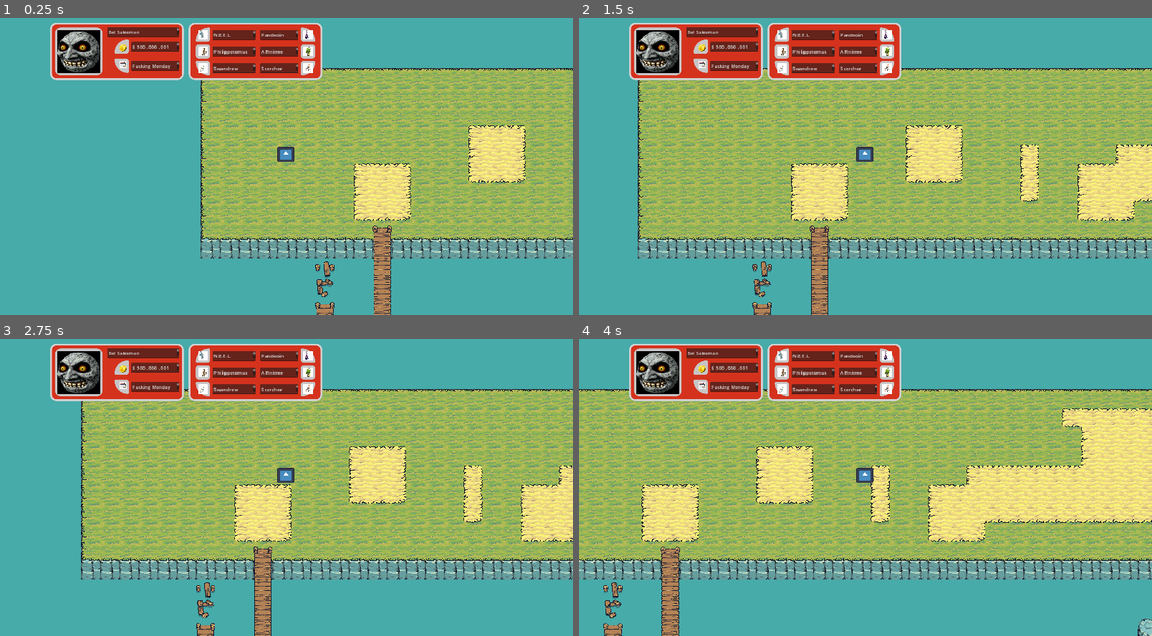
Above: before the commit, frames 1-4 (two rows, left to right).
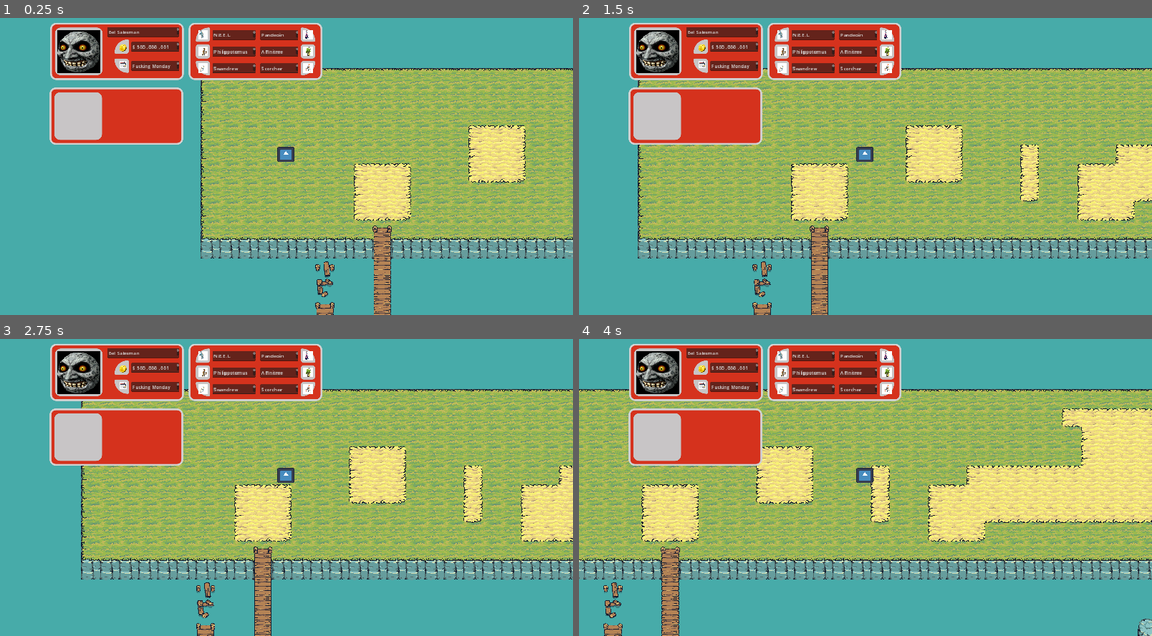
Above: after the commit, the same moments.

Repository: NeilH99/PileOfBones
Game: Godot game, scene res://Scenes/Overworld/tileWorld.tscn
The game is run twice, just before and just after one commit, with the same random seed, the same clock (stepped at 60 frames per second) and the same inputs. The engine's default icon, where the game draws it, is replaced by a stand-in: a white triangle on a blue panel in a dark square.
Inputs:
- Up to frame 1 (0.25 s): no input
- Up to frame 2 (1.5 s): tap Enter (ui_accept) at 0.5, 0.77 s; hold Right (ui_right) from 0.53 s (still down)
- Up to frame 3 (2.75 s): tap Enter (ui_accept) at 1.52 s; release Right (ui_right) at 2.03 s; hold Left (ui_left) from 2.03 s (still down)
- Up to frame 4 (4 s): release Left (ui_left) at 2.78 s; hold Right (ui_right) from 2.78 s (still down); tap Enter (ui_accept) at 3.02, 3.77 s

The runs differ from the first frame. In frame 1, 4.5% of the frame differs, in the area x 8-32%, y 23-43%; in frame 2, 4.5%; in frame 3, 4.5%; in frame 4, 4.5%.

Commit message:
Added Background for BattleSim
Balatro CRT style background. No idea how to resize, acting unusually. Neil can fix it.

Diff:
--- /dev/null
+++ b/Scenes/Battlesim/tileWorld.gdshader
@@ -0,0 +1,52 @@
+shader_type canvas_item;
+
+uniform float spin_rotation : hint_range(-10, 10) = -2.0;
+uniform float spin_speed : hint_range(0, 50) = 10.0;
+uniform vec2 offset = vec2(0.0);
+uniform vec4 colour_1 = vec4(0.871, 0.267, 0.231, 1.0);
+uniform vec4 colour_2 = vec4(0.0, 0.42, 0.706, 1.0);
+uniform vec4 colour_3 = vec4(0.086, 0.137, 0.145, 1.0);
+uniform float contrast : hint_range(0, 5) = 3.5;
+uniform float lighting : hint_range(0, 1) = 0.4;
+uniform float spin_amount : hint_range(0, 1) = 0.25;
+uniform float pixel_filter : hint_range(100, 1000) = 745.0;
+uniform float spin_ease : hint_range(0, 2) = 1.0;
+uniform bool is_rotate = false;
+
+
+void fragment() {
+    vec2 screen_size = vec2(1.0) / SCREEN_PIXEL_SIZE;
+    float pixel_size = length(screen_size.xy) / pixel_filter;
+
+    vec2 uv = (floor(SCREEN_UV * screen_size * (1.0 / pixel_size)) * pixel_size - 0.5 * screen_size) / length(screen_size) - offset;
+    float uv_len = length(uv);
+
+    float speed = (spin_rotation * spin_ease * 0.2);
+    if (is_rotate) {
+        speed = TIME * speed;
+    }
+    speed += 302.2;
+
+    float new_pixel_angle = atan(uv.y, uv.x) + speed - spin_ease * 20.0 * (spin_amount * uv_len + (1.0 - spin_amount));
+    vec2 mid = (screen_size.xy / length(screen_size)) / 2.0;
+    uv = vec2(uv_len * cos(new_pixel_angle) + mid.x, uv_len * sin(new_pixel_angle) + mid.y) - mid;
+
+    uv *= 30.0;
+    speed = TIME * spin_speed;
+    vec2 uv2 = vec2(uv.x + uv.y);
+
+    for (int i = 0; i < 5; i++) {
+        uv2 += sin(max(uv.x, uv.y)) + uv;
+        uv += 0.5 * vec2(cos(5.1123314 + 0.353 * uv2.y + speed * 0.131121), sin(uv2.x - 0.113 * speed));
+        uv -= 1.0 * cos(uv.x + uv.y) - 1.0 * sin(uv.x * 0.711 - uv.y);
+    }
+
+    float contrast_mod = (0.25 * contrast + 0.5 * spin_amount + 1.2);
+    float paint_res = min(2.0, max(0.0, length(uv) * 0.035 * contrast_mod));
+    float c1p = max(0.0, 1.0 - contrast_mod * abs(1.0 - paint_res));
+    float c2p = max(0.0, 1.0 - contrast_mod * abs(paint_res));
+    float c3p = 1.0 - min(1.0, c1p + c2p);
+    float light = (lighting - 0.2) * max(c1p * 5.0 - 4.0, 0.0) + lighting * max(c2p * 5.0 - 4.0, 0.0);
+
+    COLOR = (0.3 / contrast) * colour_1 + (1.0 - 0.3 / contrast) * (colour_1 * c1p + colour_2 * c2p + vec4(c3p * colour_3.rgb, c3p * colour_1.a)) + light;
+}
--- a/Scenes/Overworld/tileWorld.tscn
+++ b/Scenes/Overworld/tileWorld.tscn
@@ -10,6 +10,7 @@
 [ext_resource type="Texture2D" uid="uid://cb60iekbcep6y" path="res://Assets/Drawables/coin.png" id="8_p6apk"]
 [ext_resource type="Texture2D" uid="uid://b8cx714dt1l6m" path="res://Assets/Drawables/time.png" id="9_h5rum"]
 [ext_resource type="Texture2D" uid="uid://d3vniebgosbte" path="res://Assets/Pokemon Images/No Background/neelNB.jpg" id="10_dnp15"]
+[ext_resource type="Shader" path="res://Scenes/Battlesim/tileWorld.gdshader" id="10_q3y6x"]
 [ext_resource type="Texture2D" uid="uid://dgfssxipw6qbi" path="res://Assets/Pokemon Images/No Background/pandeoinNB.JPG" id="11_m1oc4"]
 [ext_resource type="Texture2D" uid="uid://dqn5br68ln3cf" path="res://Assets/Pokemon Images/No Background/alfinitreeNB.jpg" id="12_y84kx"]
 [ext_resource type="Texture2D" uid="uid://1eis57xvdvcs" path="res://Assets/Pokemon Images/No Background/scorcherNB.jpg" id="13_bs8y3"]
@@ -156,6 +157,21 @@
 corner_radius_bottom_right = 10
 corner_radius_bottom_left = 100
 
+[sub_resource type="ShaderMaterial" id="ShaderMaterial_tyahk"]
+shader = ExtResource("10_q3y6x")
+shader_parameter/spin_rotation = -2.0
+shader_parameter/spin_speed = 10.0
+shader_parameter/offset = Vector2(0, 0)
+shader_parameter/colour_1 = Vector4(0.871, 0.267, 0.231, 1)
+shader_parameter/colour_2 = Vector4(0, 0.42, 0.706, 1)
+shader_parameter/colour_3 = Vector4(0.086, 0.137, 0.145, 1)
+shader_parameter/contrast = 3.5
+shader_parameter/lighting = 0.4
+shader_parameter/spin_amount = 0.25
+shader_parameter/pixel_filter = 745.0
+shader_parameter/spin_ease = 1.0
+shader_parameter/is_rotate = false
+
 [sub_resource type="StyleBoxFlat" id="StyleBoxFlat_1qn22"]
 bg_color = Color(0.784783, 0.771285, 0.77466, 1)
 corner_radius_top_left = 10
@@ -377,6 +393,35 @@
 grow_vertical = 2
 text = "Fucking Monday"
 
+[node name="BackgroundTest" type="Panel" parent="CharacterBody2D/Camera2D/UI"]
+layout_mode = 0
+offset_left = -826.0
+offset_top = -255.0
+offset_right = -378.0
+offset_bottom = -63.0
+theme_override_styles/panel = SubResource("StyleBoxFlat_a7jcc")
+
+[node name="UserFrame" type="Panel" parent="CharacterBody2D/Camera2D/UI/BackgroundTest"]
+layout_mode = 1
+anchors_preset = 4
+anchor_top = 0.5
+anchor_bottom = 0.5
+offset_left = 16.0
+offset_top = -80.0
+offset_right = 176.0
+offset_bottom = 80.0
+grow_vertical = 2
+theme_override_styles/panel = SubResource("StyleBoxFlat_es8e4")
+
+[node name="TextureRect" type="TextureRect" parent="CharacterBody2D/Camera2D/UI/BackgroundTest/UserFrame"]
+z_index = 3
+material = SubResource("ShaderMaterial_tyahk")
+layout_mode = 0
+offset_left = 18.0
+offset_top = 15.0
+offset_right = 146.0
+offset_bottom = 143.0
+
 [node name="PlayerPartyBox" type="Panel" parent="CharacterBody2D/Camera2D/UI"]
 layout_mode = 0
 offset_left = -360.0
Renamed: Scenes/Battle.tscn -> Scenes/Battlesim/Battle.tscn
Not shown: 1 places in Scenes/Overworld/tileWorld.tscn that only renumber resources
